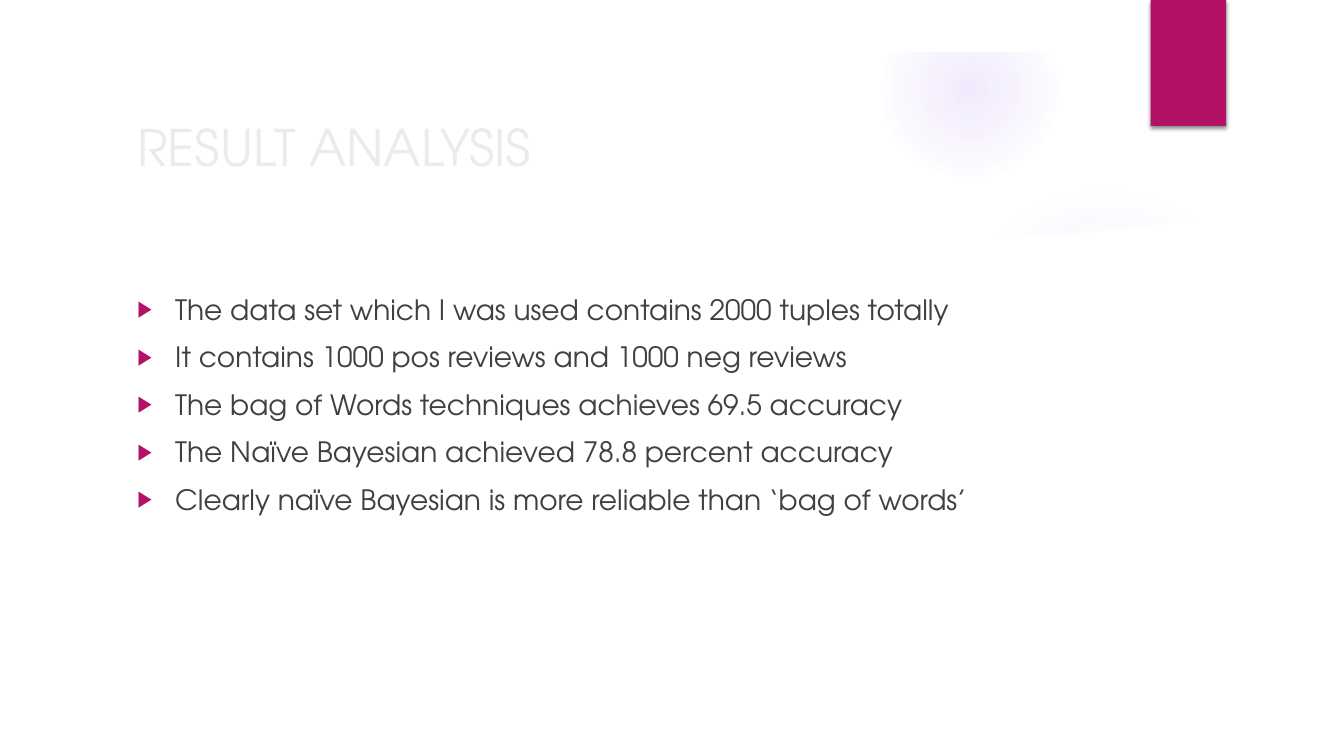
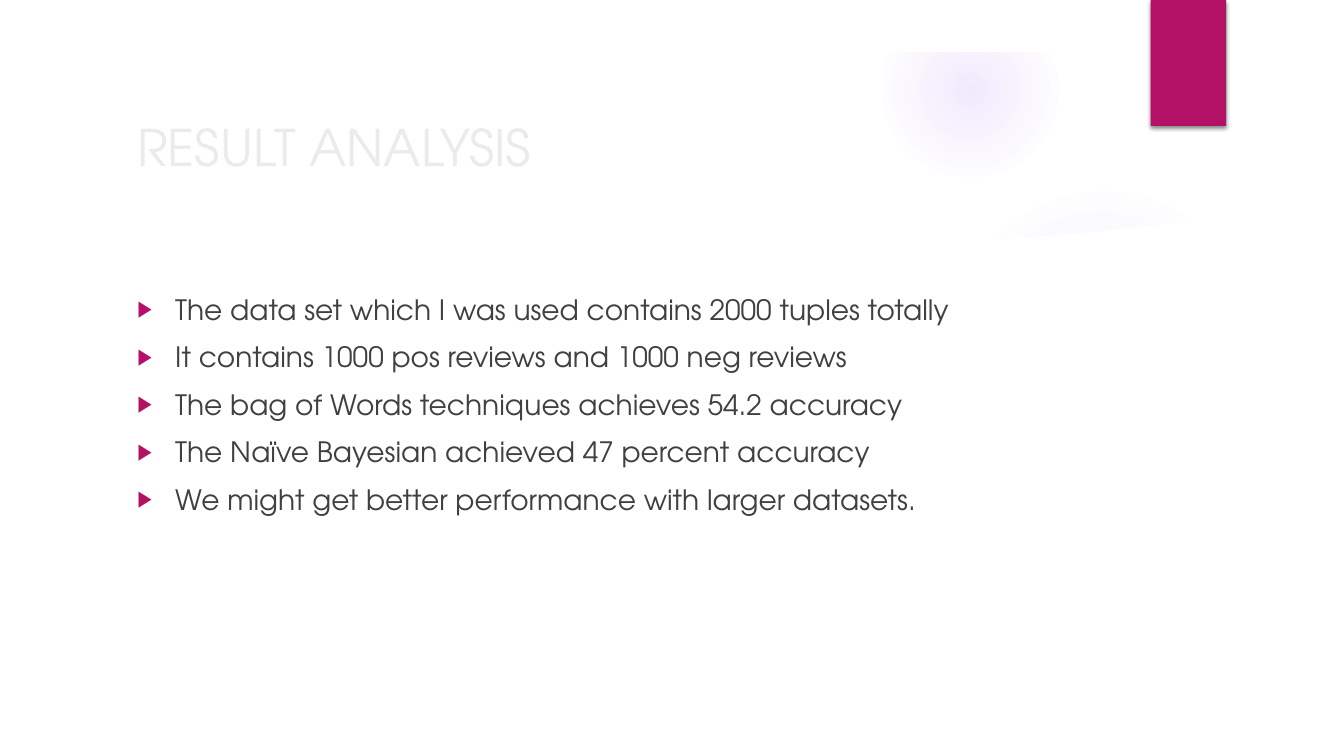
Before and after one commit to Hari-pyt/Sentimental-Analysis-with-bag-of-words-and-naive-bayesian-with-R-language, a slide deck: slide 30 of presentation.pptx. Drawn at 1344x756 pixels with LibreOffice and Linux fonts; fonts in the diff are those of the drawing; background and template pictures are left out. Boxes give left, top, right and bottom in pixels: in the first picture for what was removed or moved away, otherwise in the second. Text is boxed around its words. In the diff, an @@ line names an element or a change of style, - is before the commit and + after.

```diff
--- a/presentation.pptx
+++ b/presentation.pptx
@@ text at (x1=175, y1=394, x2=916, y2=516): text changed @@
-▶ The bag of Words techniques achieves 69.5 accuracy
-▶ The Naïve Bayesian achieved 78.8 percent accuracy
-▶ Clearly naïve Bayesian is more reliable than ‘bag of words’
+▶ The bag of Words techniques achieves 54.2 accuracy
+▶ The Naïve Bayesian achieved 47 percent accuracy
+▶ We might get better performance with larger datasets.
```
Also in this commit, not shown: 4 other slides changed, 1 slide removed, 2 other files.
